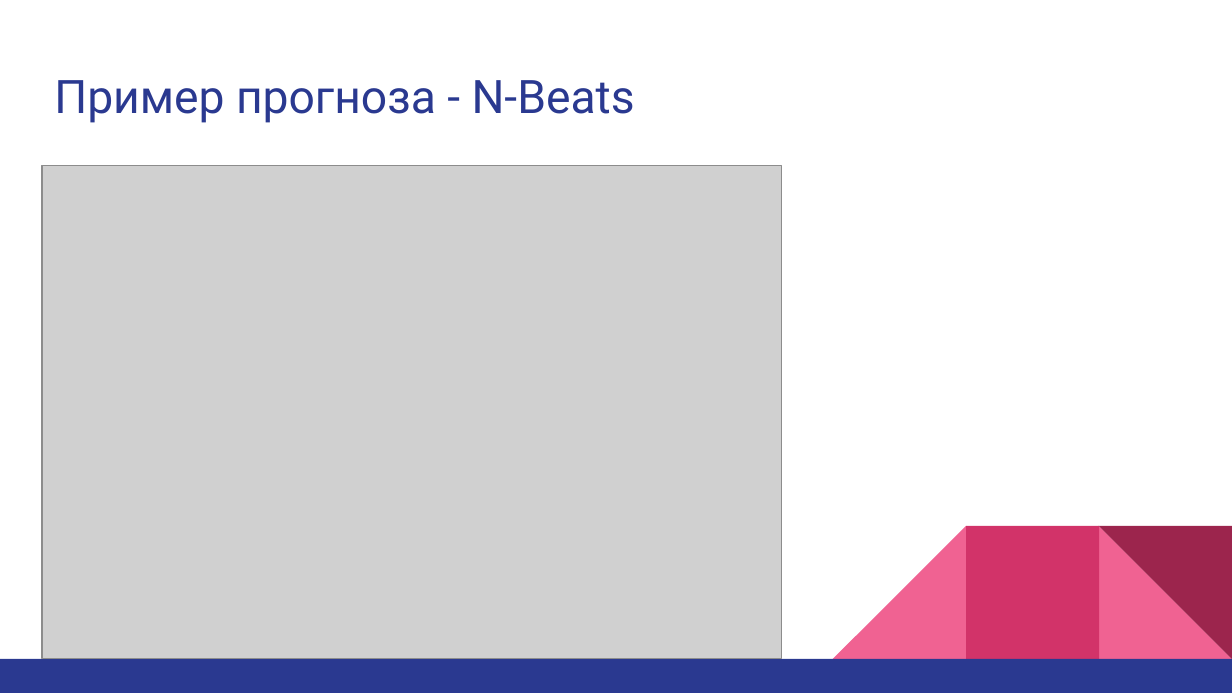
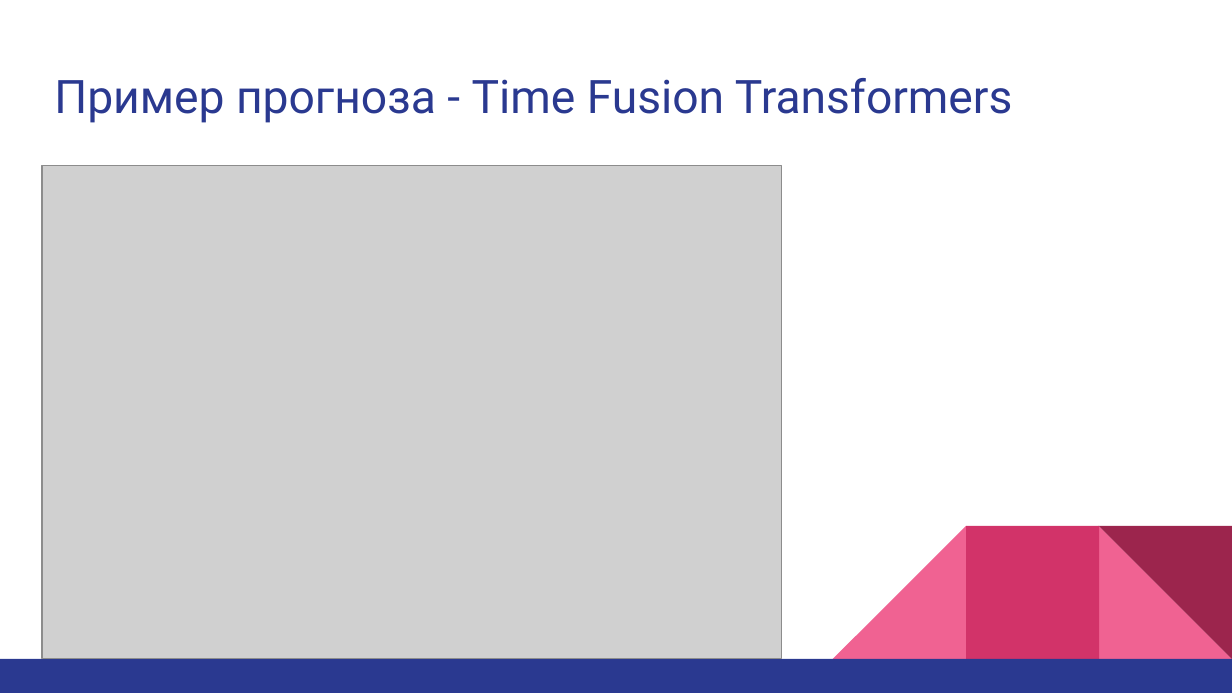
Before and after one commit to ksetdekov/ts_transformers, a slide deck: slide 23 of text/Презентация.pptx (slide 21 before the commit). Drawn at 1232x693 pixels with LibreOffice and Linux fonts; fonts in the diff are those of the drawing; grey boxes stand for pictures. Boxes give left, top, right and bottom in pixels: in the first picture for what was removed or moved away, otherwise in the second. Text is boxed around its words. In the diff, an @@ line names an element or a change of style, - is before the commit and + after.

```diff
--- a/text/Презентация.pptx
+++ b/text/Презентация.pptx
@@ title at <box>54,78,1013,123</box>: text changed @@
-Пример прогноза - N-Beats
+Пример прогноза - Time Fusion Transformers
```
Also in this commit, not shown: 3 other slides changed, 1 slide added, 17 other files.
